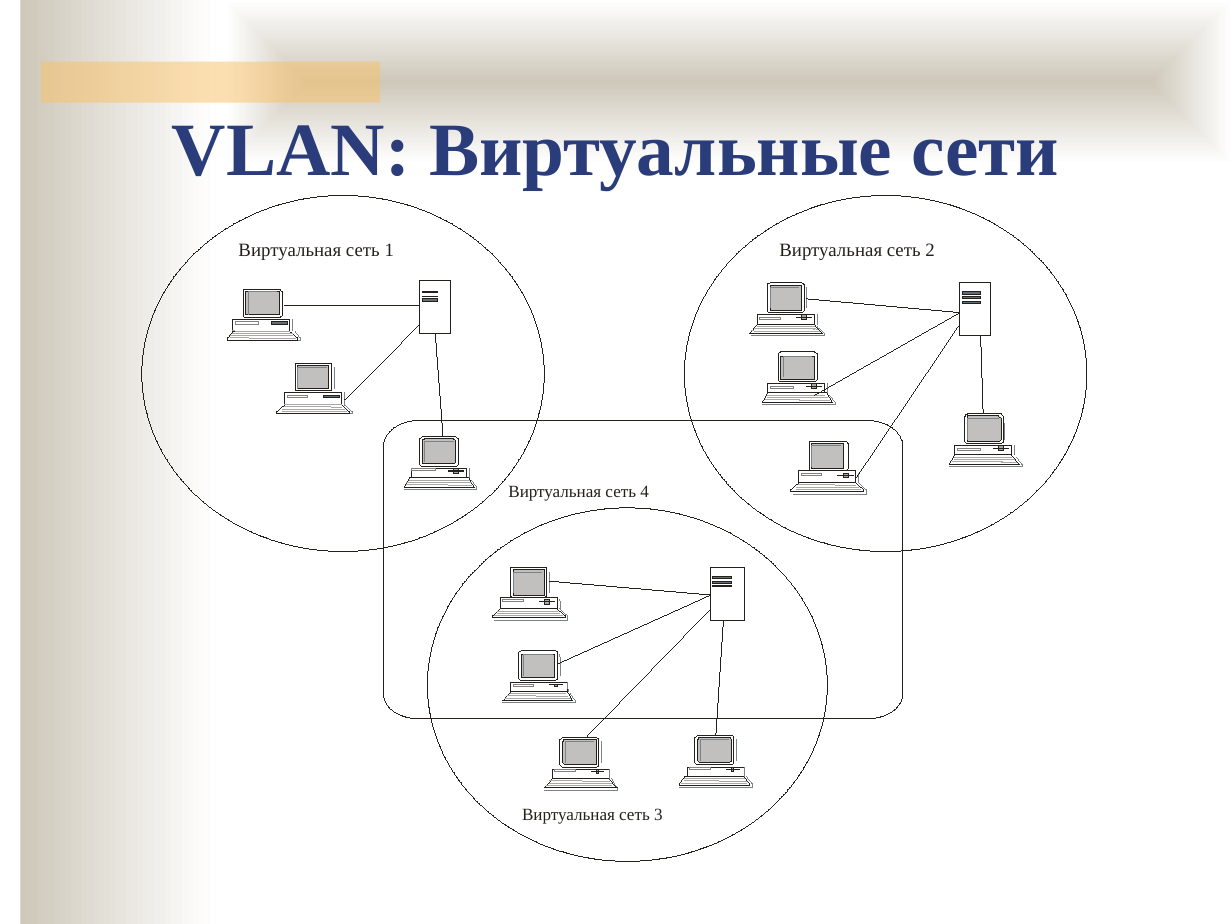
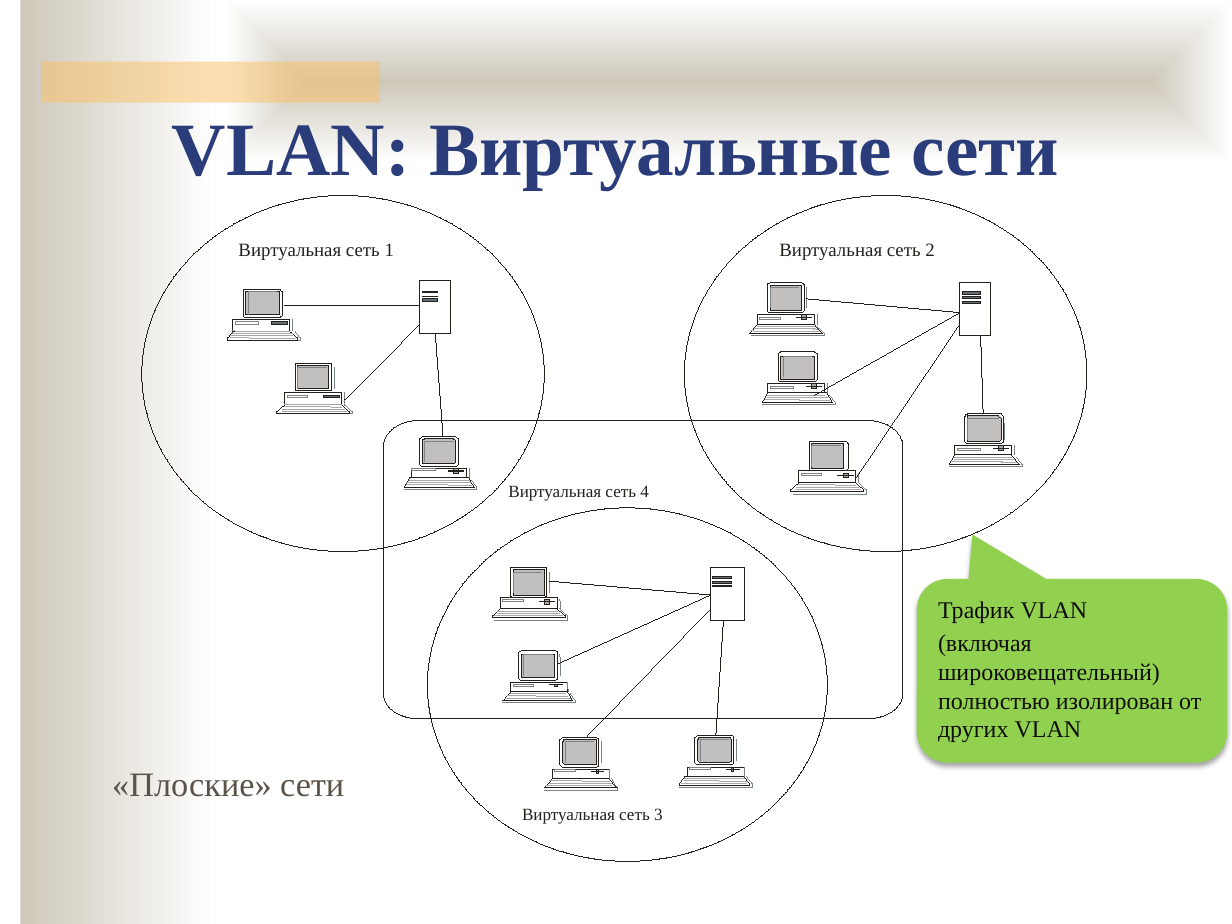
Before and after one commit to ukoloff/nets, a slide deck: slide 17 of 08.pptx (slide 15 before the commit). Drawn at 1232x924 pixels with LibreOffice and Linux fonts; fonts in the diff are those of the drawing; background and template pictures are left out. Boxes give left, top, right and bottom in pixels: in the first picture for what was removed or moved away, otherwise in the second. Text is boxed around its words. In the diff, an @@ line names an element or a change of style, - is before the commit and + after.

```diff
--- a/08.pptx
+++ b/08.pptx
@@ rounded speech box added at (x1=917, y1=579, x2=1227, y2=763), fill #92D050, 14 pt, text #100E0C @@
+Трафик VLAN
+(включая широковещательный) полностью изолирован от других VLAN
@@ text added at (x1=112, y1=773, x2=344, y2=797), 20 pt, text #5B5249 @@
+«Плоские» сети
```
Also in this commit, not shown: 12 other slides changed, 10 slides added, 8 slides removed.
